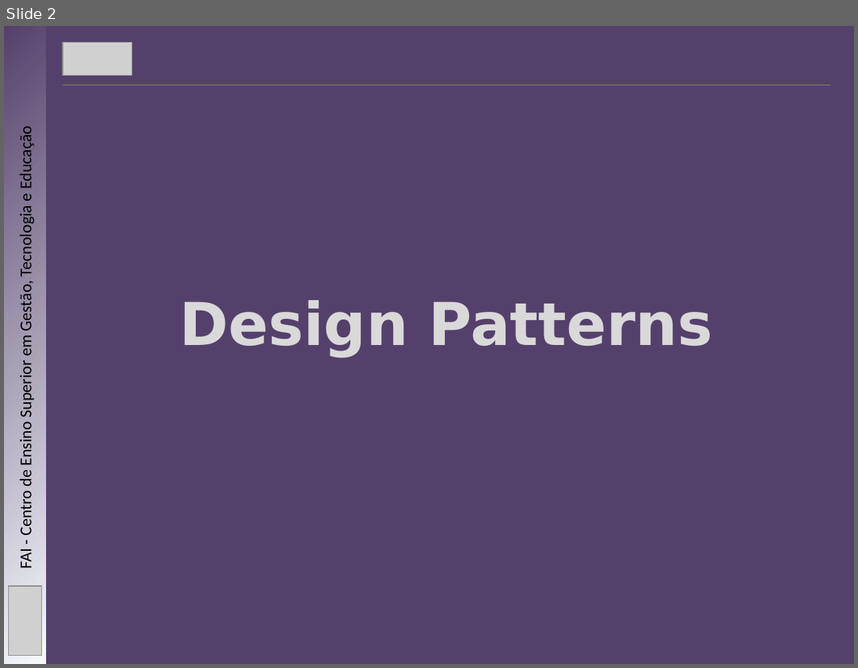
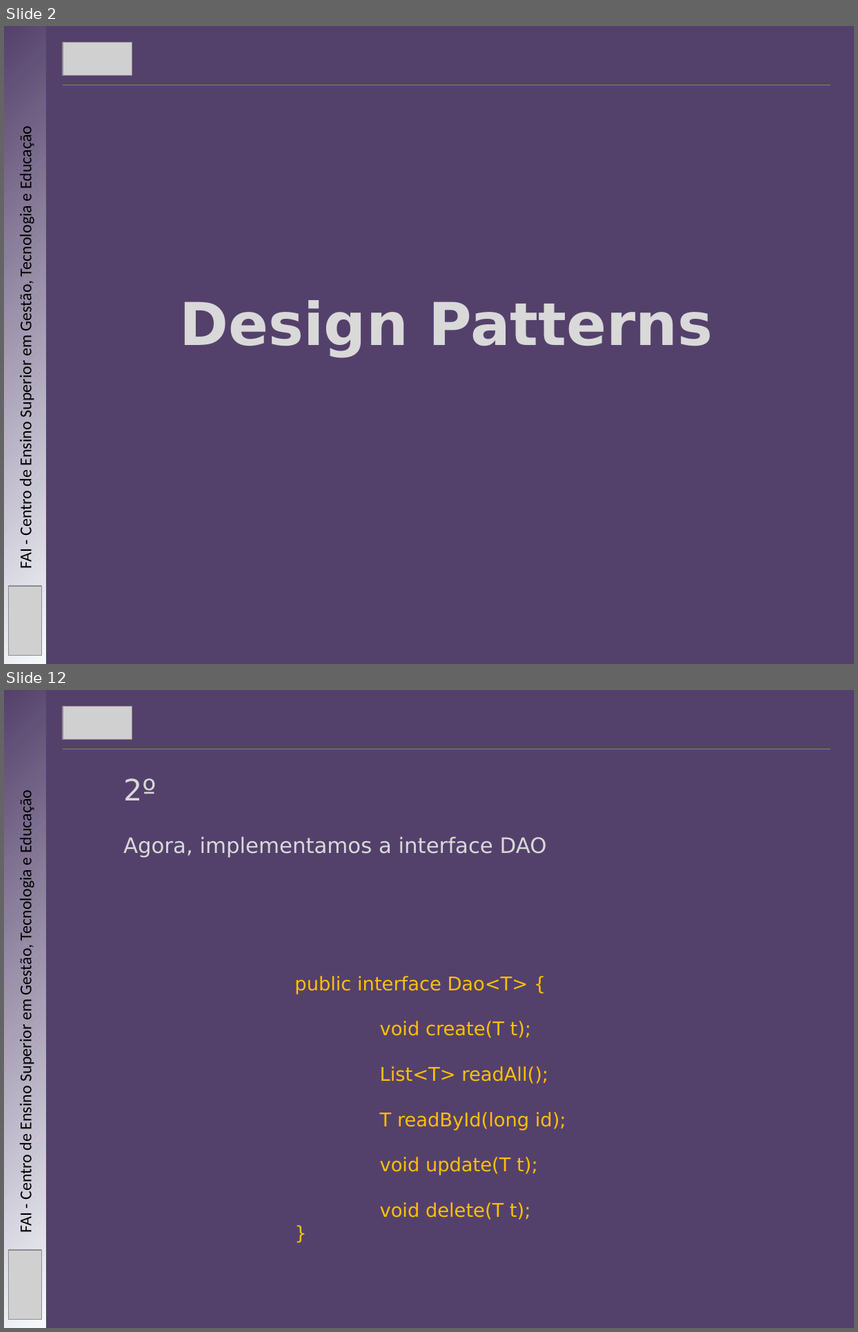
Before and after one commit to mbernardesp/lab-dev-software-sgh, a slide deck: slides/design-patterns.pptx. Shown one above the other, each under a label of ours: slide 2 before the commit, slides 2 and 12 after it; the slides between them are not shown. The pictures are 858x668 and 858x1332 pixels, drawn with LibreOffice and Linux fonts; fonts in the diff are those of the drawing; grey boxes stand for pictures. Boxes give left, top, right and bottom in pixels: in the first picture for what was removed or moved away, otherwise in the second. Text is boxed around its words. In the diff, an @@ line names an element or a change of style, - is before the commit and + after.

```diff
--- a/slides/design-patterns.pptx
+++ b/slides/design-patterns.pptx
@@ slide 12 added at [4,690,854,1328], background #54416B @@
@@ rectangle added at [4,690,45,1328], fill gradient #F6F9FC to #54416B @@
@@ picture added at [63,706,132,739] @@
@@ line added from (63, 749) to (831, 749), #4F6228 0.75 pt @@
@@ text added at [123,778,547,858], 18 pt, text #D9D9D9 @@
+2º
+Agora, implementamos a interface DAO
@@ text added at [16,796,36,1232], 14 pt, text #000000 @@
+FAI - Centro de Ensino Superior em Gestão, Tecnologia e Educação
@@ text added at [294,976,566,1219], 16 pt, text #FFC000 @@
+public interface Dao<T> {
+void create(T t);
+List<T> readAll();
+T readById(long id);
+void update(T t);
+void delete(T t);
+}
@@ picture added at [9,1250,42,1319] @@
```
Also in this commit, not shown: 4 slides changed, 5 other slides added, 7 other files.
